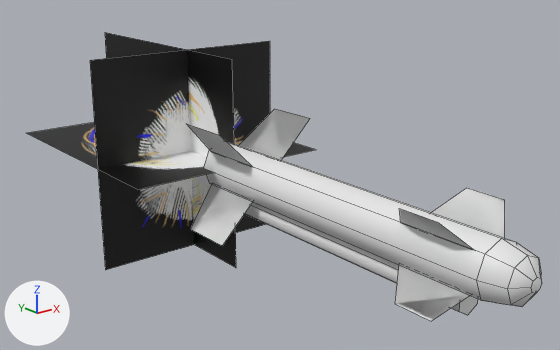
Renders of the Blender file Assets/Blends/Projectile_Missile_AMG130.blend from each side of a commit.
Both versions are drawn from a 50 mm lens placed at (-5.34, -5.58, 2.8), pointed at (0.21, 1.36, 0.03). Lighting does not change. The marker at lower left points along +X, +Y and +Z. Mesh edges are drawn as thin lines.

Script lines for the objects in view, before the commit:
```python
me_fx_thrusterburn = bpy.data.meshes.new('FX_ThrusterBurn')
me_fx_thrusterburn.from_pydata(...)  # 12 vertices, 3 faces; spans x -1.35..1.35, y -1.35..1.35, z -3.1..0.23
me_fx_thrusterburn.materials.append(mat_fx_thrusterburn_diffuse_png)  # picture img_fx_thrusterburn_diffuse_png
me_projectile_missile_amg130 = bpy.data.meshes.new('Projectile_Missile_AMG130')
me_projectile_missile_amg130.from_pydata(...)  # 108 vertices, 50 faces; spans x -0.66..0.66, y -0.66..0.66, z -2.24..2.31
ob_fx_thrusterburn = bpy.data.objects.new('FX_ThrusterBurn', me_fx_thrusterburn)
ob_fx_thrusterburn.parent = ob_projectile_missile_amg130
ob_fx_thrusterburn.matrix_parent_inverse = Matrix(((1.0, 0.0, 0.0, 0.0), (0.0, 0.0, 1.0, 0.0), (0.0, -1.0, 0.0, 0.0), (0.0, 0.0, 0.0, 1.0)))
ob_fx_thrusterburn.location = (0.0, 2.238, 0.0)
ob_fx_thrusterburn.rotation_euler = (1.571, 0.0, 0.0)  # degrees (90, 0, 0)
ob_projectile_missile_amg130 = bpy.data.objects.new('Projectile_Missile_AMG130', me_projectile_missile_amg130)
ob_projectile_missile_amg130.location = (0.0, 0.0, 0.0)
ob_projectile_missile_amg130.rotation_euler = (1.571, 0.0, 0.0)  # degrees (90, 0, 0)
_m = ob_projectile_missile_amg130.modifiers.new('EdgeSplit', 'EDGE_SPLIT')
_m.use_edge_angle = False
```
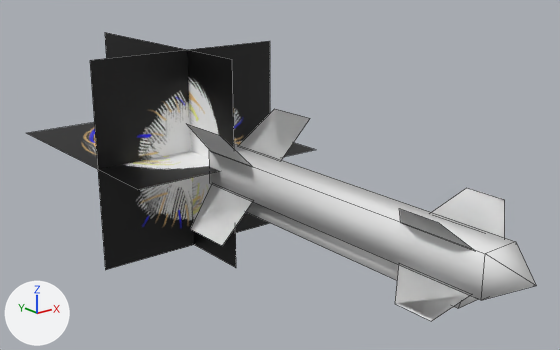
Location of each change, (x1, y1, x2, y2) in pixels of the pictures (560 x 350 px):
```json
{"object": "Projectile_Missile_AMG130", "change": "reshaped", "before": [187, 109, 542, 321], "after": [187, 109, 536, 321]}
{"part": 1, "of": "me_projectile_missile_amg130", "change": "rebuilt", "before": [245, 202, 478, 315], "after": [246, 202, 478, 308], "on screen": "6% shorter"}
{"part": 2, "of": "me_projectile_missile_amg130", "change": "cut back", "before": [204, 142, 542, 307], "after": [209, 145, 536, 300]}
{"part": 3, "of": "me_projectile_missile_amg130", "change": "shading changed", "before": [208, 141, 505, 311], "after": [208, 141, 505, 311]}
```

Scene script edits in JSON lines:
```json
{"block": "me_projectile_missile_amg130", "where": "# used by ob_projectile_missile_amg130; location = (0.0, 0.0, 0.0); rotation_euler = (1.571, 0.0, 0.0), in degrees (90, 0, 0)"}
{"op": "remove", "block": "me_projectile_missile_amg130", "code": "me_projectile_missile_amg130.from_pydata(...)  # 108 vertices, 50 faces; spans x -0.66..0.66, y -0.66..0.66, z -2.24..2.31"}
{"op": "add", "block": "me_projectile_missile_amg130", "code": "me_projectile_missile_amg130.from_pydata(...)  # 79 vertices, 30 faces; spans x -0.66..0.66, y -0.66..0.66, z -2.24..2.31"}
{"block": "me_projectile_missile_amg130", "change": "me_projectile_missile_amg130 part 1: the loose piece of 12 vertices spanning x -0.13..0.13, y -0.54..-0.24, z -1.65..1.65 is rebuilt with 6 vertices and now spans x -0.15..0.15, y -0.43..-0.2, z -1.65..1.65"}
{"block": "me_projectile_missile_amg130", "change": "me_projectile_missile_amg130 part 2"}
{"block": "me_projectile_missile_amg130", "change": "24 vertices are removed from x -0.3..0.3, y -0.3..0.3, z -2.24..2.31"}
{"block": "me_projectile_missile_amg130", "change": "26 faces are deleted"}
{"block": "me_projectile_missile_amg130", "change": "1 vertex is added at (0.0, 0.0, 2.31)"}
{"block": "me_projectile_missile_amg130", "change": "9 new faces join them"}
{"block": "me_projectile_missile_amg130", "change": "me_projectile_missile_amg130 part 3: 16 kept faces spanning x -0.66..0.66, y -0.66..0.66, z -2.21..1.83 are now shaded smooth"}
```
